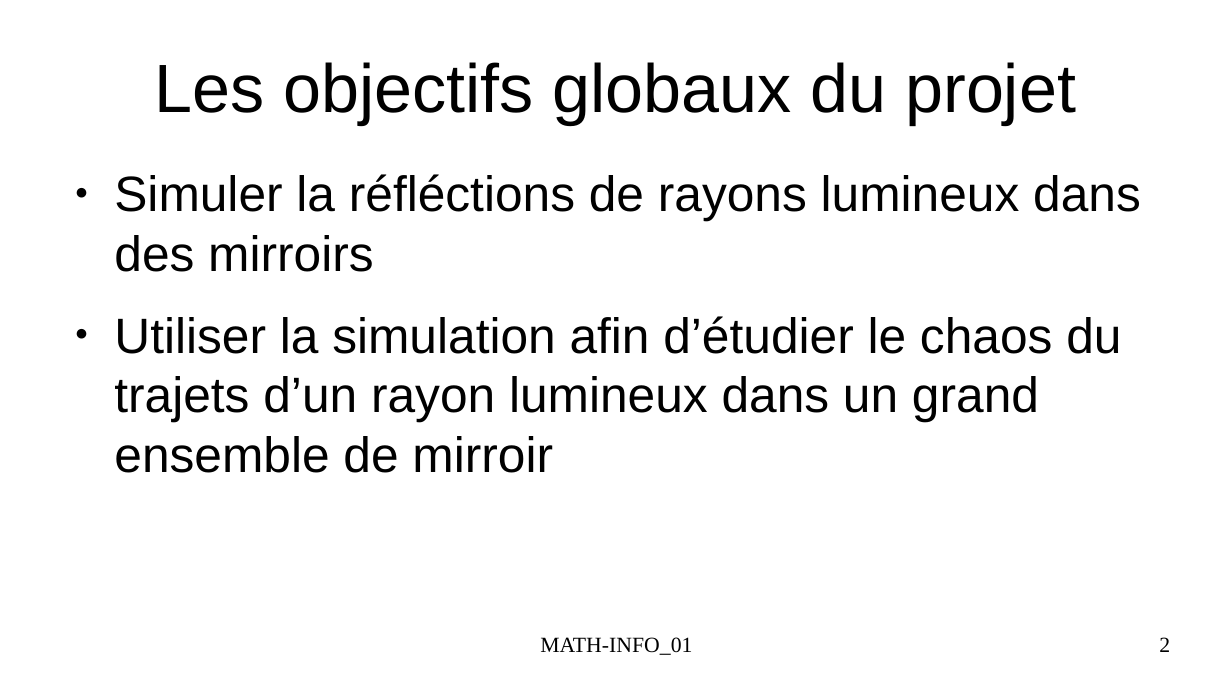
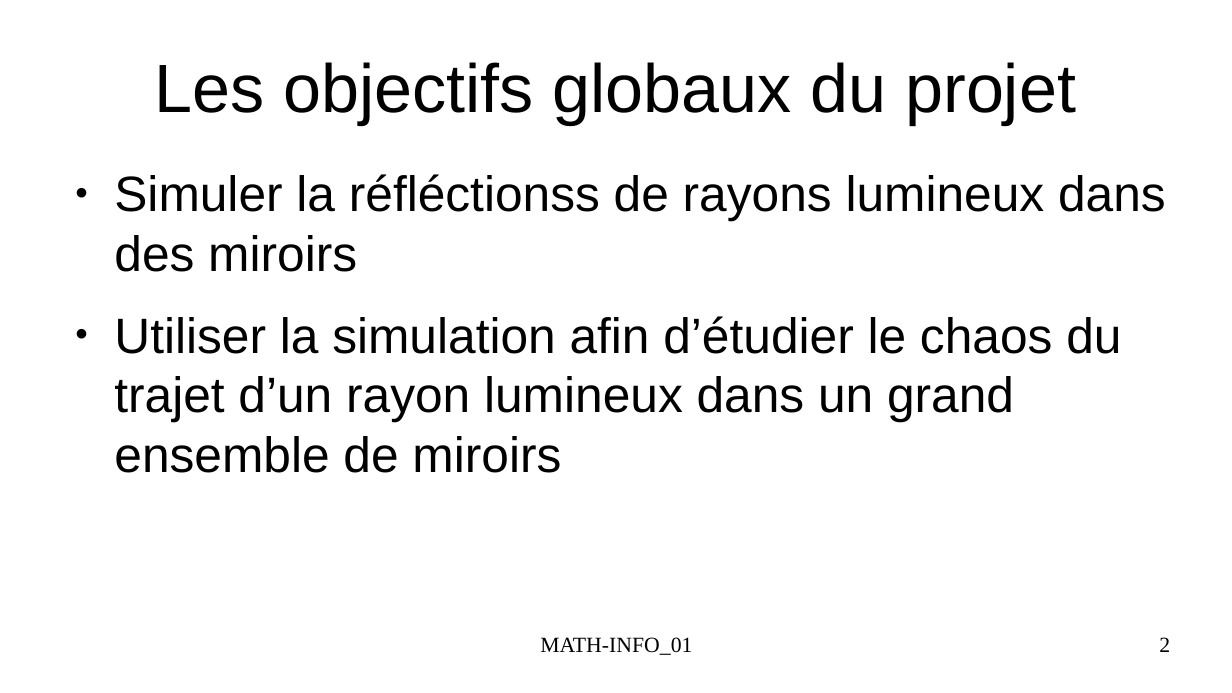
Before and after one commit to FlashOnFire/MirrorVerse, a slide deck: slide 2 of project_managment/presentation1.odp. Drawn at 1232x693 pixels with LibreOffice and Linux fonts; fonts in the diff are those of the drawing. Boxes give left, top, right and bottom in pixels: in the first picture for what was removed or moved away, otherwise in the second. Text is boxed around its words. In the diff, an @@ line names an element or a change of style, - is before the commit and + after.

```diff
--- a/project_managment/presentation1.odp
+++ b/project_managment/presentation1.odp
@@ text at (114, 174, 1166, 473): text changed @@
-● Simuler la réfléctions de rayons lumineux dans des mirroirs
-● Utiliser la simulation afin d’étudier le chaos du trajets d’un rayon lumineux dans un grand ensemble de mirroir
+● Simuler la réfléctionss de rayons lumineux dans des miroirs
+● Utiliser la simulation afin d’étudier le chaos du trajet d’un rayon lumineux dans un grand ensemble de miroirs
```
Also in this commit, not shown: 4 other slides changed, 3 other files.
